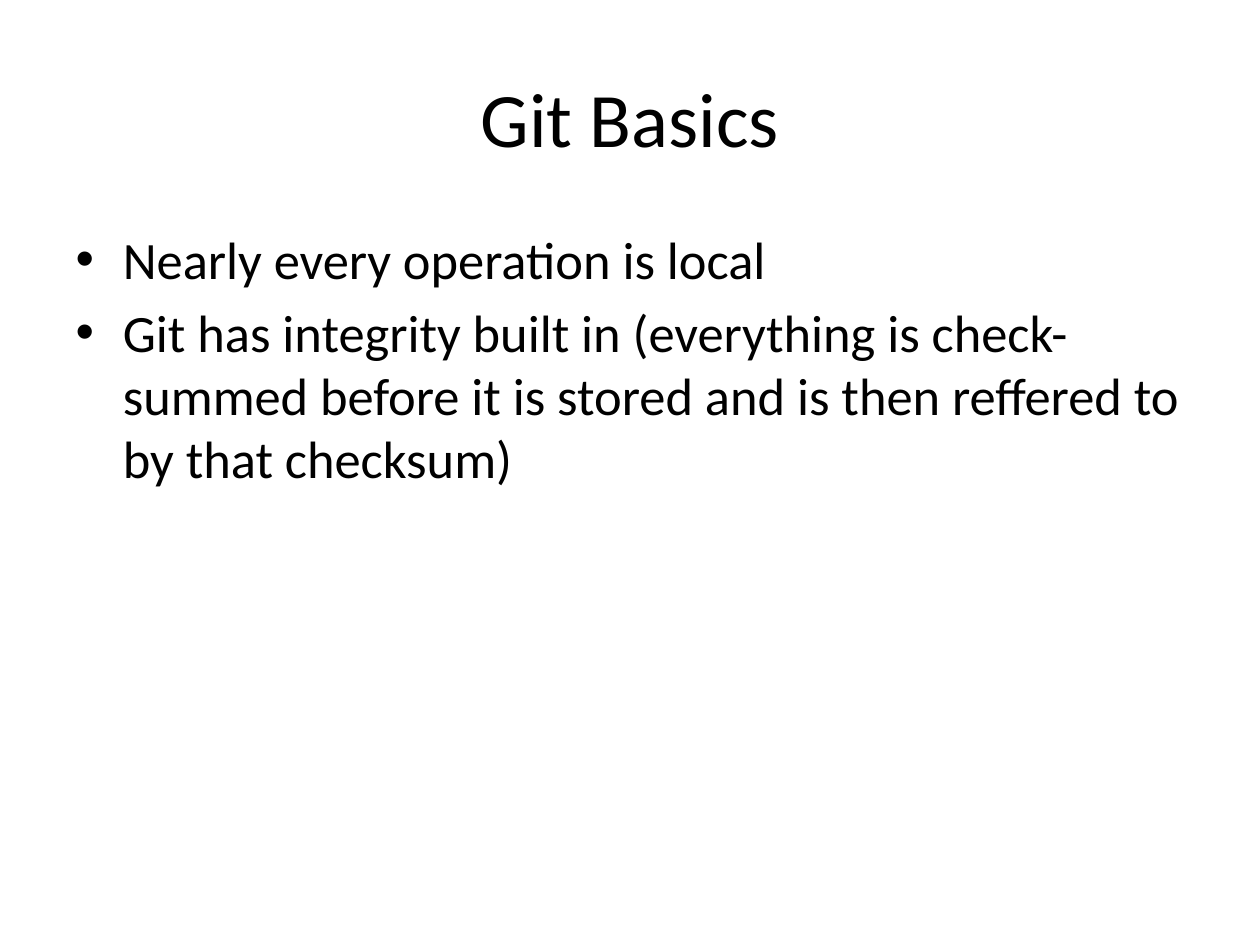
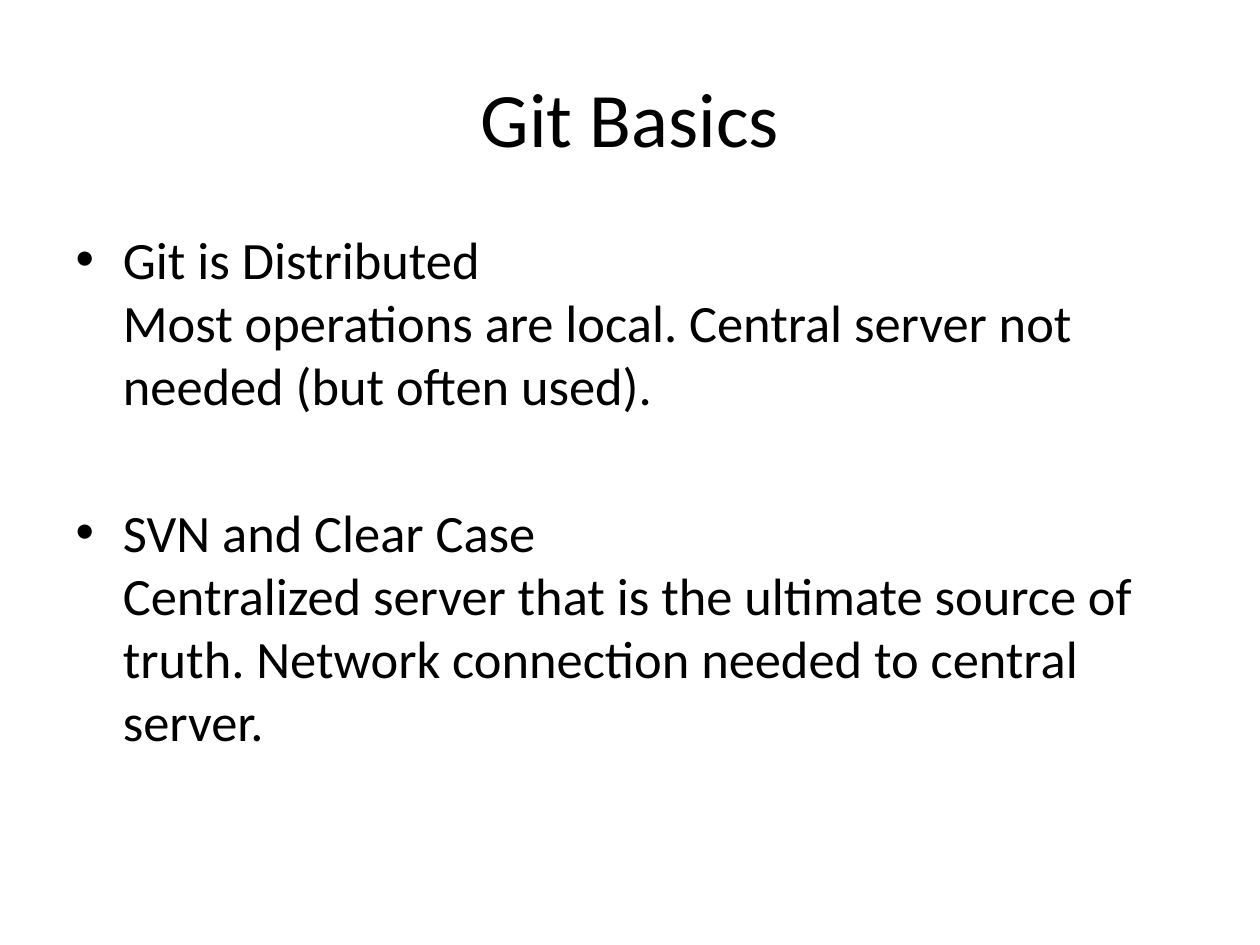
Before and after one commit to perbergq/git-presentation, a slide deck: slide 5 of Git.pptx. Drawn at 1260x945 pixels with LibreOffice and Linux fonts; fonts in the diff are those of the drawing. Boxes give left, top, right and bottom in pixels: in the first picture for what was removed or moved away, otherwise in the second. Text is boxed around its words. In the diff, an @@ line names an element or a change of style, - is before the commit and + after.

```diff
--- a/Git.pptx
+++ b/Git.pptx
@@ text at [123,242,1132,742]: text changed @@
-• Nearly every operation is local
-• Git has integrity built in (everything is check-summed before it is stored and is then reffered to by that checksum)
+• Git is Distributed
+  Most operations are local. Central server not needed (but often used).
+• SVN and Clear Case
+  Centralized server that is the ultimate source of truth. Network connection needed to central server.
```
Also in this commit, not shown: 8 other slides changed, 3 slides added, 3 other files.
